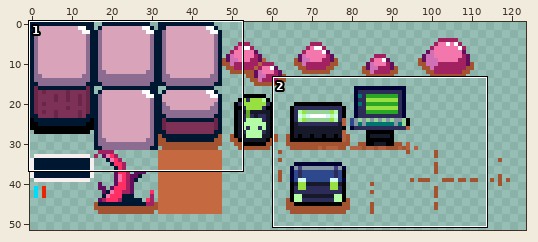
Sprite sheet -- dst/atlas.png. Above: a wide view before the commit, with the close-up outlined.
Close-up. Before the commit:
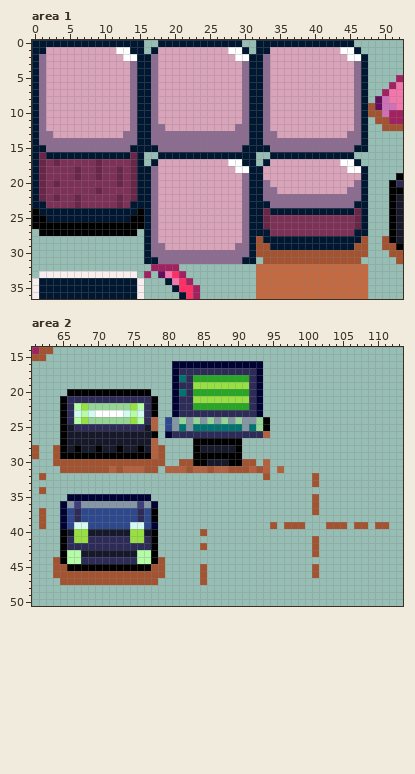
The file is 160x64 pixels. Colours within 5 levels of each other are drawn and written as one. Shown: area 1: x 0..52, y 0..36; area 2: x 61..113, y 14..50. The wide view leaves out empty margins.
And afterwards:
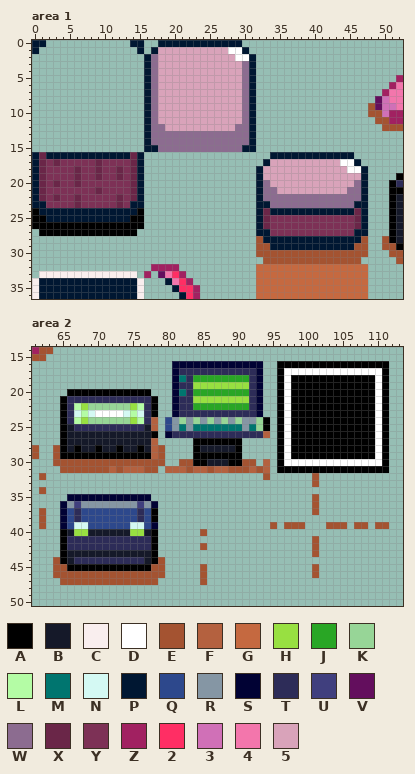
Palette (. is transparent): A #000000  B #151929  C #f9eeee  D #ffffff  E #a45331  F #b4613f  G #c56940  H #98e041  J #29a625  K #97d597  L #b4fca5  M #00756f  N #d4f9f3  P #001732  Q #2d488c  R #8596a4  S #010234  T #2d2c58  U #403f7e  V #630e5d  W #8c6c90  X #6a2648  Y #7d3156  Z #a12161  2 #ff2e64  3 #d070b7  4 #f376ac  5 #d9a3ba
Difference:
Changed rows in their new state; - is an unchanged pixel.
Area 1:
first column x 0:
 0 --............------------------..............--
 1 -..............-----------------...............-
 2 ................----------------................
 3 ................----------------................
 4 ................----------------................
 5 ................----------------................
 6 ................----------------................
 7 ................----------------................
 8 ................----------------................
 9 ................----------------................
10 ................----------------................
11 ................----------------................
12 ................----------------................
13 ................----------------................
14 ................----------------................
15 ................----------------................
16 ------------------..............----------------
17 -----------------...............----------------
18 ----------------................----------------
19 ----------------................----------------
20 ------X-----Y---................----------------
21 ----------------................----------------
22 ----------------................----------------
23 ----------------................----------------
24 ----------------................----------------
25 ----------------................----------------
26 ----------------................----------------
27 ----------------................----------------
28 ----------------................----------------
29 ----------------................----------------
30 ----------------................----------------
31 ----------------................----------------
Area 2:
first column x 96:
16 AAAAAAAAAAAAAAAA
17 ADDDDDDDDDDDDDDA
18 ADAAAAAAAAAAAADA
19 ADAAAAAAAAAAAADA
20 ADAAAAAAAAAAAADA
21 ADAAAAAAAAAAAADA
22 ADAAAAAAAAAAAADA
23 ADAAAAAAAAAAAADA
24 ADAAAAAAAAAAAADA
25 ADAAAAAAAAAAAADA
26 ADAAAAAAAAAAAADA
27 ADAAAAAAAAAAAADA
28 ADAAAAAAAAAAAADA
29 ADAAAAAAAAAAAADA
30 ADDDDDDDDDDDDDDA
31 AAAAAAAAAAAAAAAA
first column x 66:
41 -TT------TT-
43 BB--------BB
44 BT--------TB
